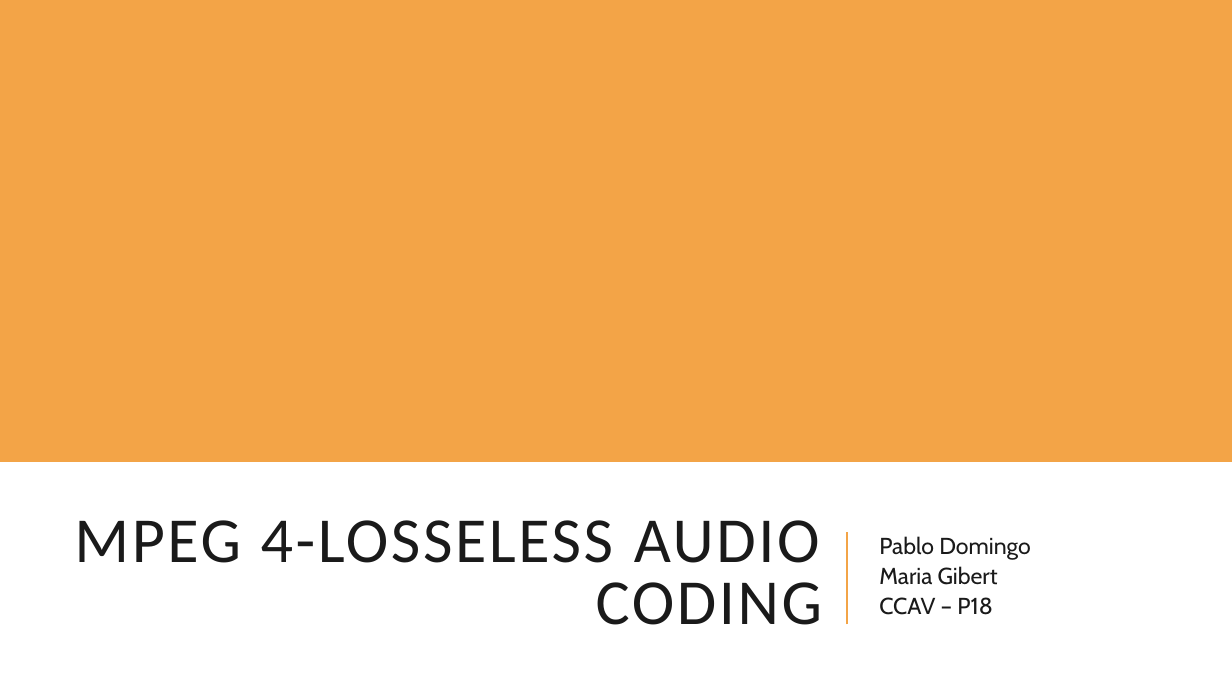
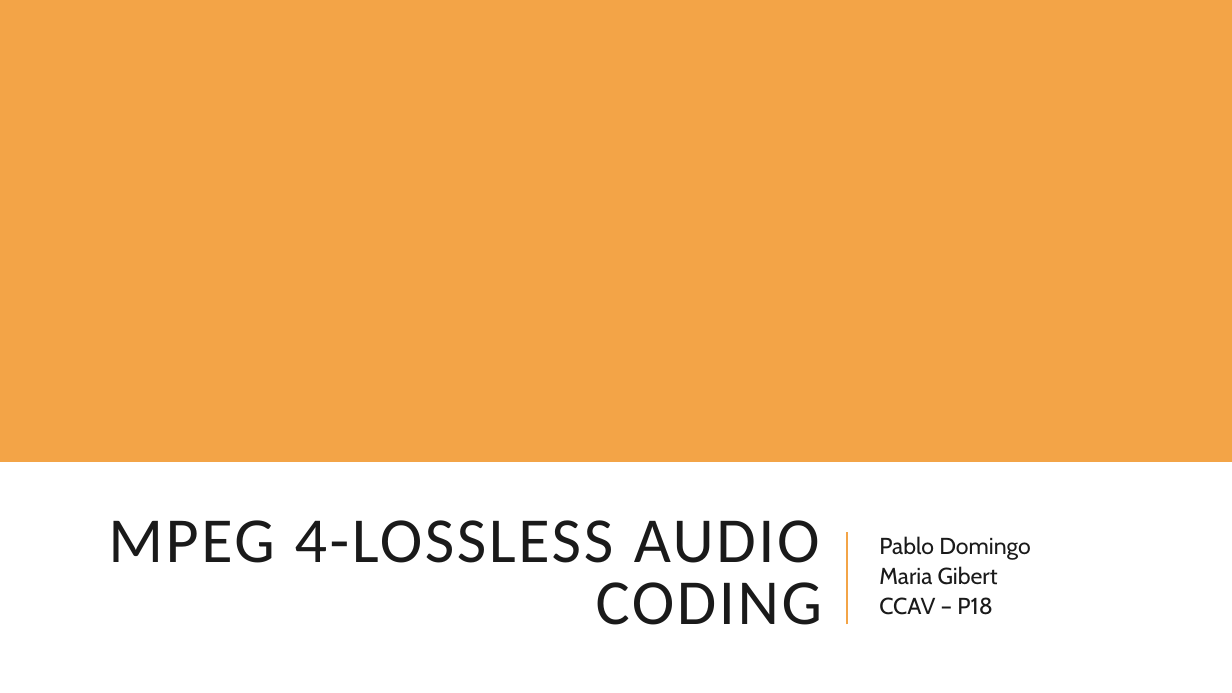
Before and after one commit to paudom/CCAV_1, a slide deck: slide 1 of MPEG 4-LosSeless audio coding.pptx. Drawn at 1232x693 pixels with LibreOffice and Linux fonts; fonts in the diff are those of the drawing. Boxes give left, top, right and bottom in pixels: in the first picture for what was removed or moved away, otherwise in the second. Text is boxed around its words. In the diff, an @@ line names an element or a change of style, - is before the commit and + after.

```diff
--- a/MPEG 4-LosSeless audio coding.pptx
+++ b/MPEG 4-LosSeless audio coding.pptx
@@ title at <box>108,520,822,625</box>: text changed @@
-MPEG 4-LOSSELESS AUDIO CODING
+MPEG 4-LOSSLESS AUDIO CODING
```
Also in this commit, not shown: 2 other slides changed.
